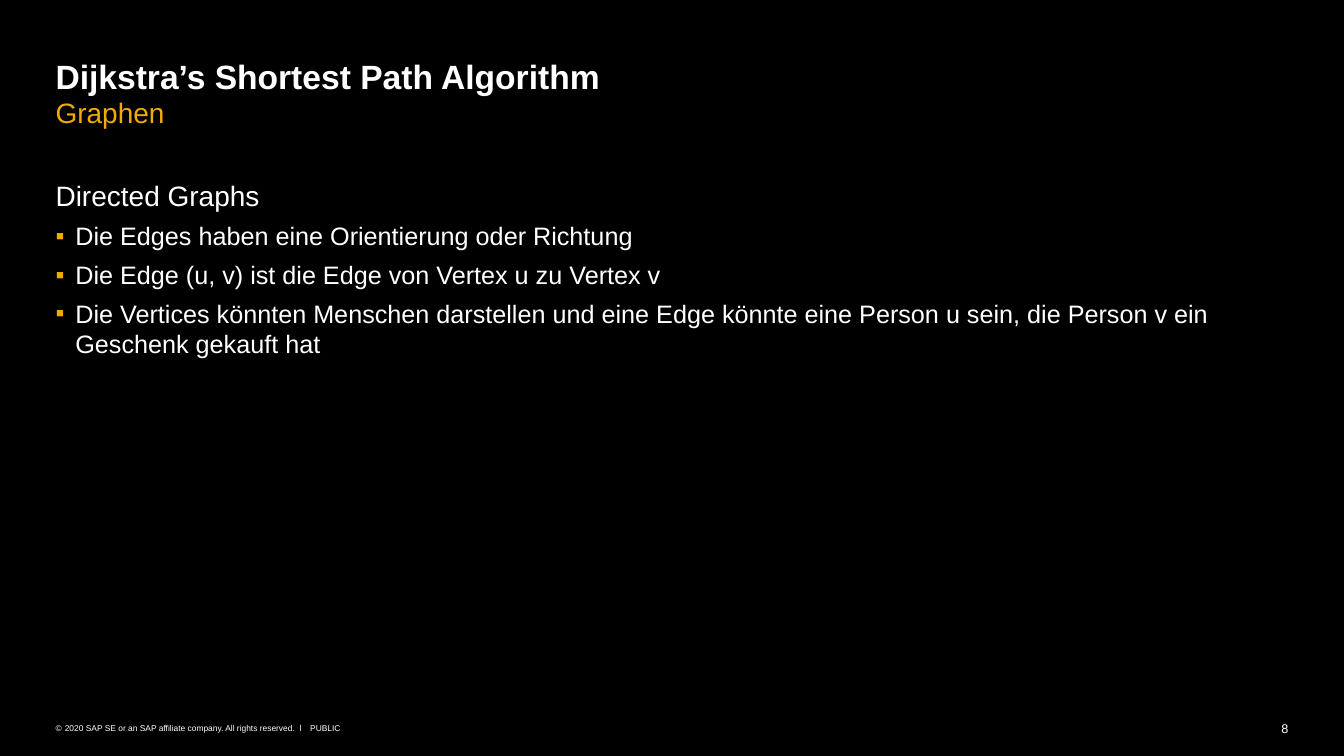
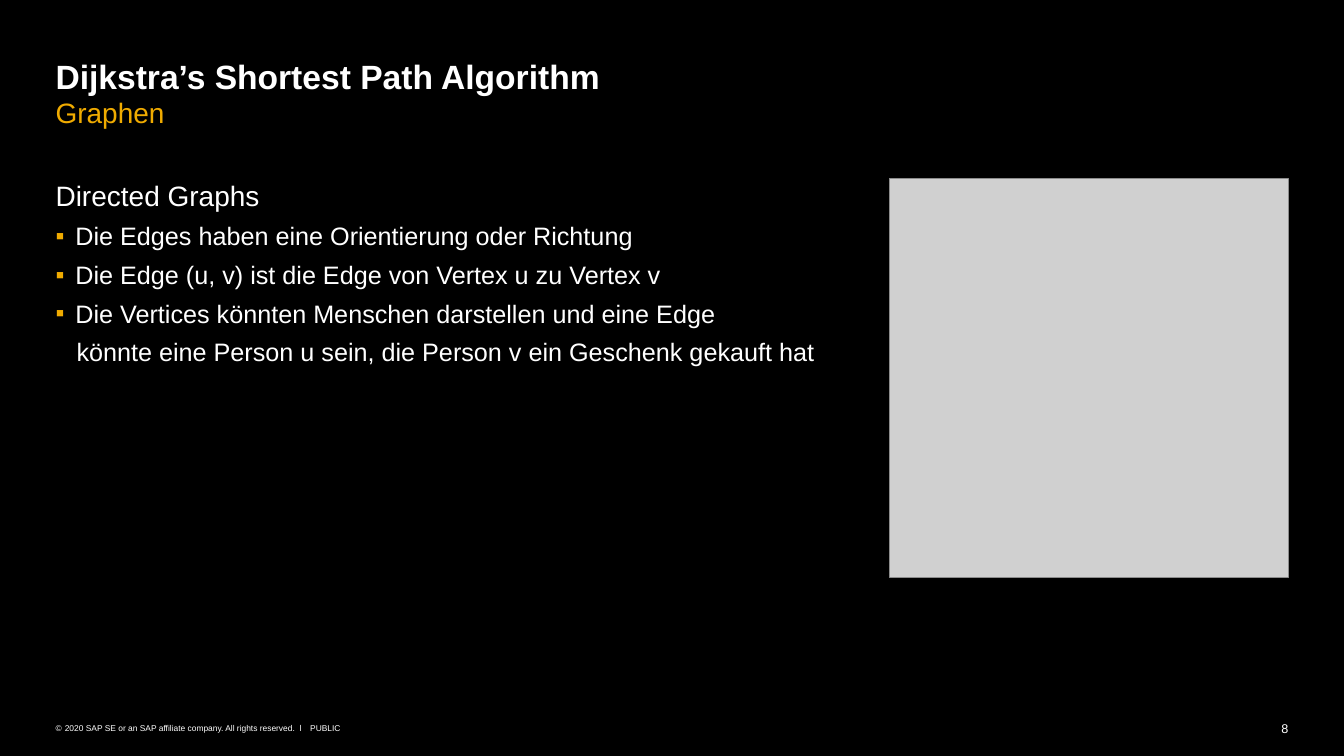
Before and after one commit to Andre-Gilbert/Dijkstra-Shortest-Path, a slide deck: slide 8 of docs/ALG_7_Graphen_Dijkstra.pptx. Drawn at 1344x756 pixels with LibreOffice and Linux fonts; fonts in the diff are those of the drawing; grey boxes stand for pictures. Boxes give left, top, right and bottom in pixels: in the first picture for what was removed or moved away, otherwise in the second. Text is boxed around its words. In the diff, an @@ line names an element or a change of style, - is before the commit and + after.

```diff
--- a/docs/ALG_7_Graphen_Dijkstra.pptx
+++ b/docs/ALG_7_Graphen_Dijkstra.pptx
@@ picture added at box(890, 178, 1289, 577) @@
@@ text at box(75, 304, 814, 367): text changed @@
-  ▪ Die Vertices könnten Menschen darstellen und eine Edge könnte eine Person u sein, die Person v ein Geschenk gekauft hat
+  ▪ Die Vertices könnten Menschen darstellen und eine Edge
+  könnte eine Person u sein, die Person v ein Geschenk gekauft hat
```
Also in this commit, not shown: 4 other slides changed, 1 slide added.
